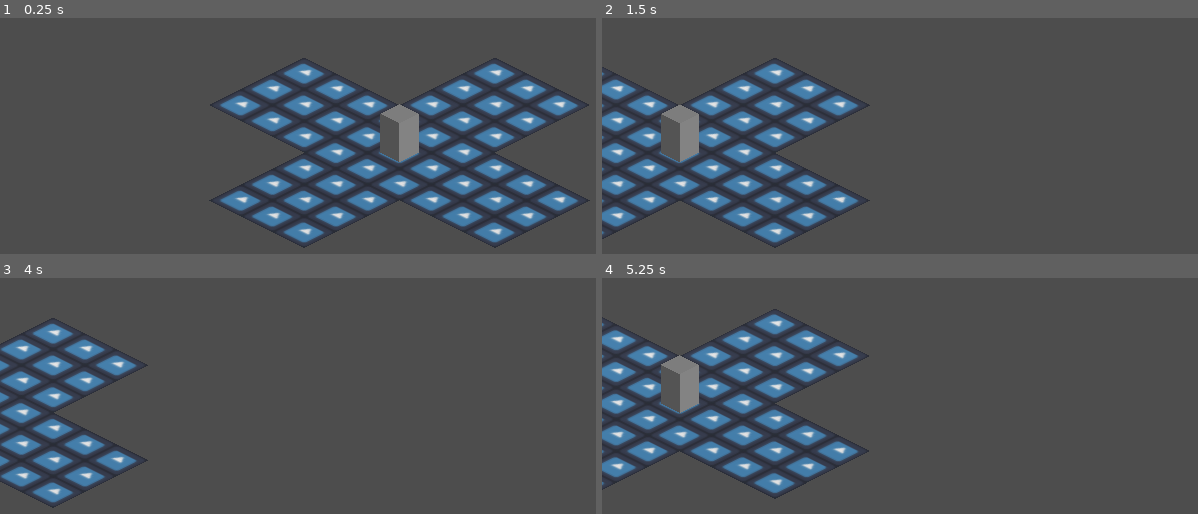
Above: before the commit, frames 1-4 (two rows, left to right).
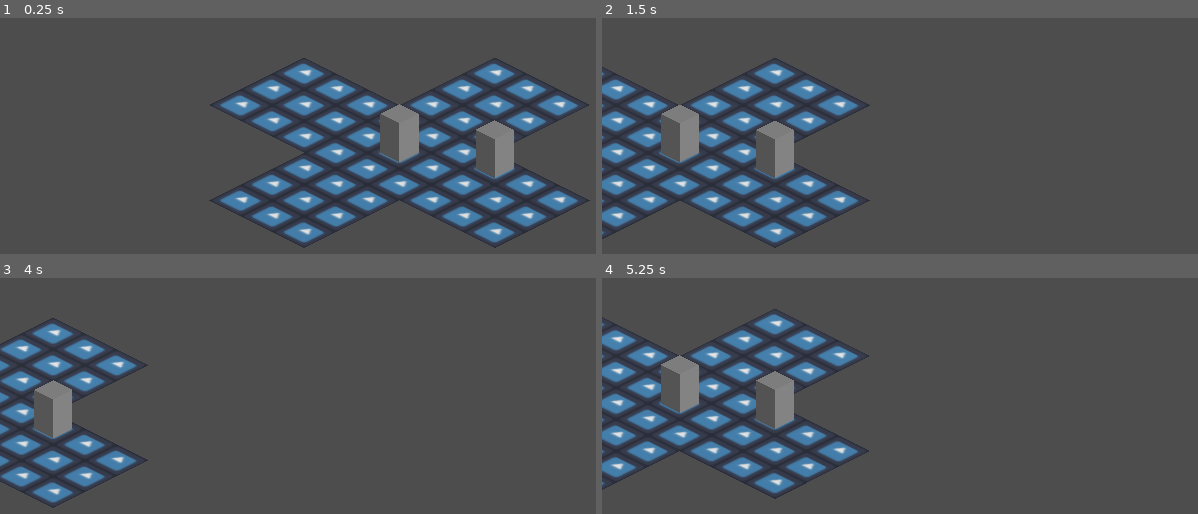
Above: after the commit, the same moments.

Repository: jmorgandev/LD55
Game: Godot game, scene res://levels/test.tscn
Same seed, same stepped clock (60 frames per second), same inputs: the game is played once before the commit and once after it. The project has no main scene, so this scene is started directly. The engine's default icon, where the game draws it, is replaced by a stand-in: a white triangle on a blue panel in a dark square.
Inputs (mouse positions are in pixels of both pictures, inside the frame that each line leads up to):
- Up to frame 1 (0.25 s): no input
- Up to frame 2 (1.5 s): tap Enter at 0.5 s; move the mouse to (1180, 58) at 0.52 s; hold D (right) 0.53-1.25 s; click (1180, 58) at 0.67 s; drag from (840, 102) to (959, 171) at 1.27 s
- Up to frame 3 (4 s): tap Space at 2 s; move the mouse to (outside the picture) at 2.02 s; hold D (right) 2.03-2.75 s; drag from (357, 431) to (outside the picture) at 2.77 s; tap Enter at 3.5 s; move the mouse to (outside the picture) at 3.52 s; hold A (left) from 3.53 s (still down)
- Up to frame 4 (5.25 s): release A (left) at 4.25 s; drag from (outside the picture) to (outside the picture) at 4.27 s; tap Space at 5 s; move the mouse to (1043, 341) at 5.02 s; hold S (down) from 5.03 s (still down); click (1043, 341) at 5.17 s

The runs differ from the first frame. In frame 1, 1.3% of the frame differs, in the area x 79-87%, y 43-68%; in frame 2, 1.3%; in frame 3, 1.3%, in the area x 5-13%, y 43-68%; in frame 4, 1.3%.

Commit message:
unit selection

Diff:
--- /dev/null
+++ b/entities/unit.tscn
@@ -0,0 +1,34 @@
+[gd_scene load_steps=6 format=3 uid="uid://kd4dqxf1vdwu"]
+
+[ext_resource type="Script" path="res://scripts/unit.gd" id="1_e5nbu"]
+
+[sub_resource type="BoxMesh" id="BoxMesh_1ik1o"]
+size = Vector3(0.6, 1, 0.6)
+
+[sub_resource type="ConvexPolygonShape3D" id="ConvexPolygonShape3D_lctac"]
+points = PackedVector3Array(-0.3, -0.5, -0.3, -0.3, -0.5, 0.3, -0.3, 0.5, -0.3, 0.3, -0.5, -0.3, 0.3, -0.5, 0.3, -0.3, 0.5, 0.3, 0.3, 0.5, -0.3, 0.3, 0.5, 0.3)
+
+[sub_resource type="QuadMesh" id="QuadMesh_h6bhn"]
+
+[sub_resource type="StandardMaterial3D" id="StandardMaterial3D_y7lsm"]
+shading_mode = 0
+albedo_color = Color(0.286275, 0.611765, 0.309804, 1)
+
+[node name="Unit" type="StaticBody3D"]
+script = ExtResource("1_e5nbu")
+
+[node name="mesh" type="MeshInstance3D" parent="."]
+transform = Transform3D(1, 0, 0, 0, 1, 0, 0, 0, 1, 0, 0.5, 0)
+mesh = SubResource("BoxMesh_1ik1o")
+skeleton = NodePath("../..")
+
+[node name="CollisionShape3D" type="CollisionShape3D" parent="."]
+transform = Transform3D(1, 0, 0, 0, 1, 0, 0, 0, 1, 0, 0.5, 0)
+shape = SubResource("ConvexPolygonShape3D_lctac")
+
+[node name="highlight_mesh" type="MeshInstance3D" parent="."]
+transform = Transform3D(1, 0, 0, 0, -4.37114e-08, 1, 0, -1, -4.37114e-08, 0, 0, 0)
+visible = false
+mesh = SubResource("QuadMesh_h6bhn")
+skeleton = NodePath("../..")
+surface_material_override/0 = SubResource("StandardMaterial3D_y7lsm")
--- a/levels/test.tscn
+++ b/levels/test.tscn
@@ -2,6 +2,7 @@
 
 [ext_resource type="Texture2D" uid="uid://ksvmdct2ea7a" path="res://icon.svg" id="1_fe552"]
 [ext_resource type="Script" path="res://scripts/player.gd" id="1_rc8no"]
+[ext_resource type="PackedScene" uid="uid://kd4dqxf1vdwu" path="res://entities/unit.tscn" id="3_h8lvv"]
 
 [sub_resource type="QuadMesh" id="QuadMesh_afjnf"]
 
@@ -10,9 +11,6 @@
 
 [sub_resource type="ConvexPolygonShape3D" id="ConvexPolygonShape3D_fo7kr"]
 points = PackedVector3Array(0.5, 0.5, 0, 0.5, -0.5, 0, -0.5, 0.5, 0, -0.5, -0.5, 0)
-
-[sub_resource type="BoxMesh" id="BoxMesh_1ik1o"]
-size = Vector3(0.6, 1, 0.6)
 
 [sub_resource type="Environment" id="Environment_8hc4a"]
 
@@ -333,15 +331,13 @@
 transform = Transform3D(3, 0, 0, 0, -1.31134e-07, 3, 0, -3, -1.31134e-07, 0, 0, 0)
 shape = SubResource("ConvexPolygonShape3D_fo7kr")
 
-[node name="Unit" type="Node3D" parent="."]
-
-[node name="mesh" type="MeshInstance3D" parent="Unit"]
-transform = Transform3D(1, 0, 0, 0, 1, 0, 0, 0, 1, 0, 0.5, 0)
-mesh = SubResource("BoxMesh_1ik1o")
-skeleton = NodePath("../..")
+[node name="Unit" parent="." instance=ExtResource("3_h8lvv")]
 
 [node name="WorldEnvironment" type="WorldEnvironment" parent="."]
 environment = SubResource("Environment_8hc4a")
 
 [node name="DirectionalLight3D" type="DirectionalLight3D" parent="WorldEnvironment"]
 transform = Transform3D(-0.258593, -0.641334, 0.722371, 0.553542, 0.514472, 0.654913, -0.791657, 0.569219, 0.221966, 0, 0, 0)
+
+[node name="Unit2" parent="." instance=ExtResource("3_h8lvv")]
+transform = Transform3D(1, 0, 0, 0, 1, 0, 0, 0, 1, 2, 0, -1)
--- a/scripts/player.gd
+++ b/scripts/player.gd
@@ -9,6 +9,8 @@
 var view_forward: Vector3
 var view_right: Vector3
 var view_forward_compensation: float = 90.0 / abs(rotation_degrees.x) * 0.8
+
+var selected_unit: Unit = null
 
 # Called when the node enters the scene tree for the first time.
 func _ready():
@@ -42,12 +44,18 @@
         view_movement = (view_forward * input_dir.y * view_forward_compensation) + (view_right * input_dir.x) * 10.0
         position += view_movement * delta
 
-func _process_selection():
-    pass
+func _process_selection(collider: Node3D):
+    if selected_unit != null:
+        selected_unit.select(false)
+
+    if collider is Unit:
+        selected_unit = collider as Unit
+        selected_unit.select(true)
+    else:
+        selected_unit = null
 
 func _physics_process(delta):
     if raycast.enabled and is_selection_queued:
         is_selection_queued = false
         if raycast.is_colliding():
-            var collider := raycast.get_collider() as Node3D
-            print("found an object at ", collider.global_position)
+            _process_selection(raycast.get_collider() as Node3D)
--- a/scripts/unit.gd
+++ b/scripts/unit.gd
@@ -1,7 +1,8 @@
-extends Node
+extends StaticBody3D
 class_name Unit
 
-
+func select(is_selected: bool):
+    $highlight_mesh.visible = is_selected
 
 # Called when the node enters the scene tree for the first time.
 func _ready():
